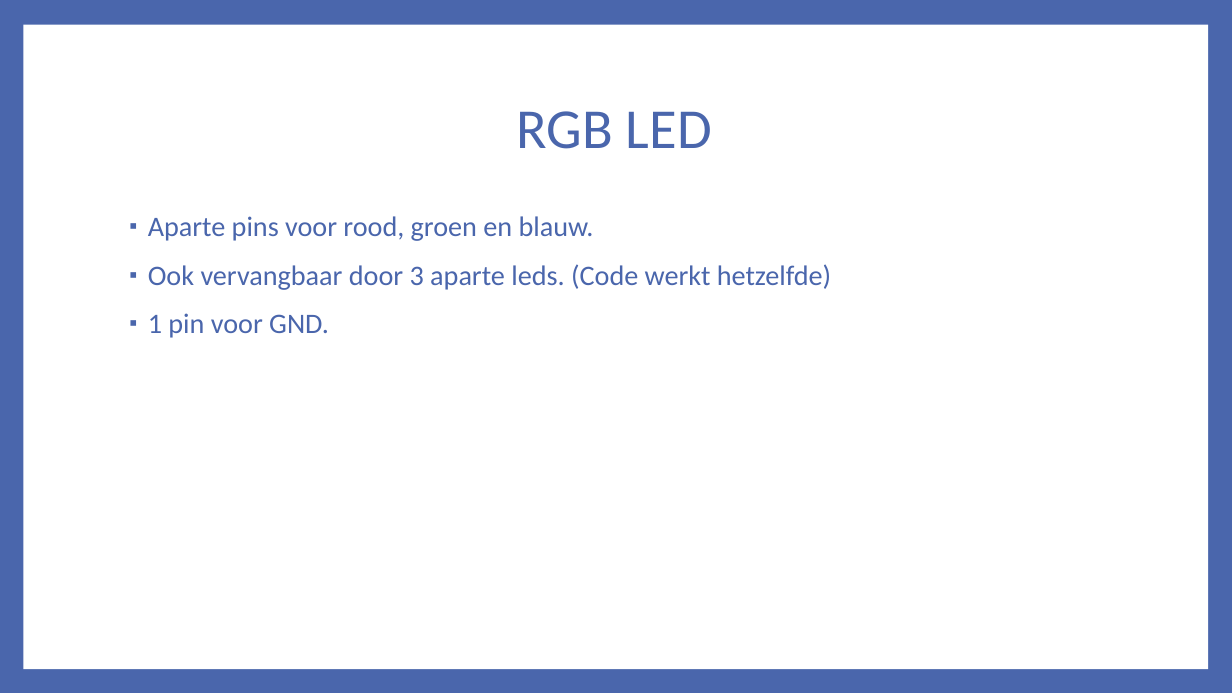
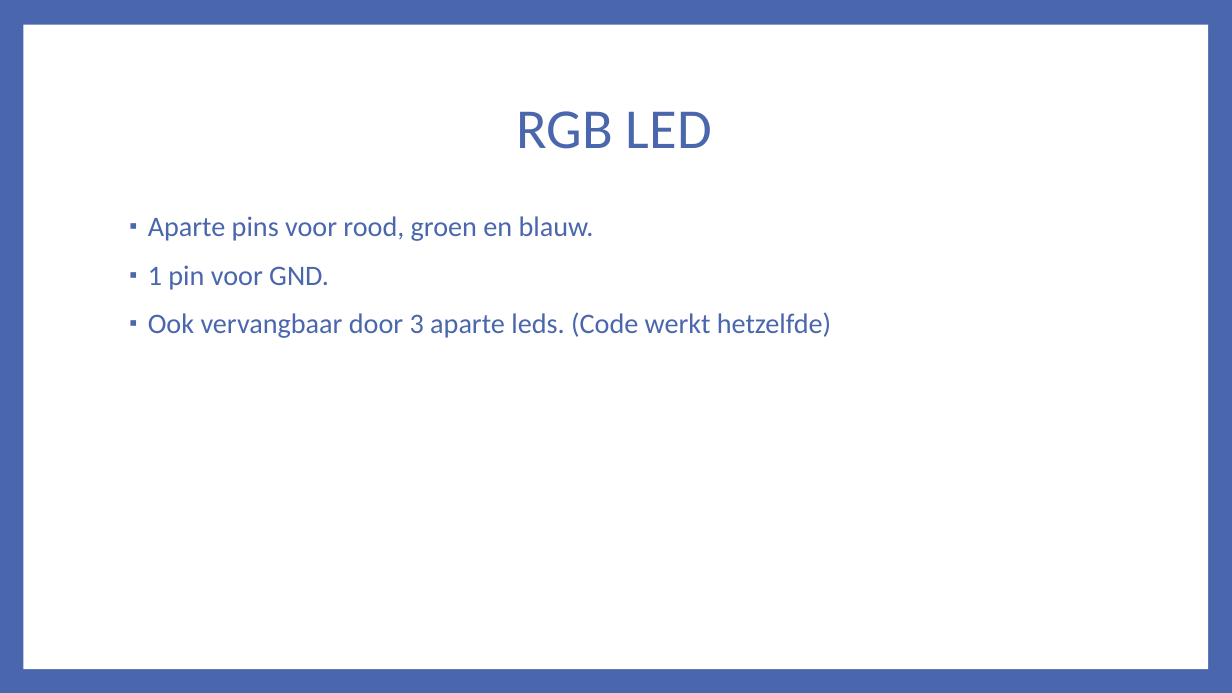
Before and after one commit to jeroenvanhattem/Arduino-Workshop, a slide deck: slide 16 of Documents/Arduino Advanced.pptx. Drawn at 1232x693 pixels with LibreOffice and Linux fonts; fonts in the diff are those of the drawing. Boxes give left, top, right and bottom in pixels: in the first picture for what was removed or moved away, otherwise in the second. Text is boxed around its words. In the diff, an @@ line names an element or a change of style, - is before the commit and + after.

```diff
--- a/Documents/Arduino Advanced.pptx
+++ b/Documents/Arduino Advanced.pptx
@@ text at [148, 265, 329, 290]: paragraph added @@
+▪ 1 pin voor GND.
@@ text at [148, 313, 329, 338]: paragraph removed @@
-▪ 1 pin voor GND.
```
Also in this commit, not shown: 2 other slides changed, 1 other file.
